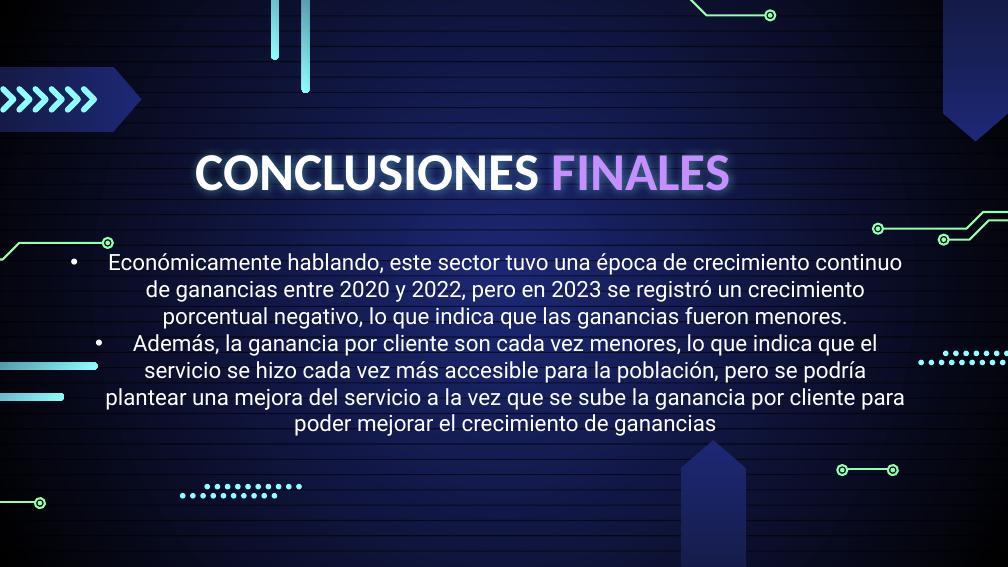
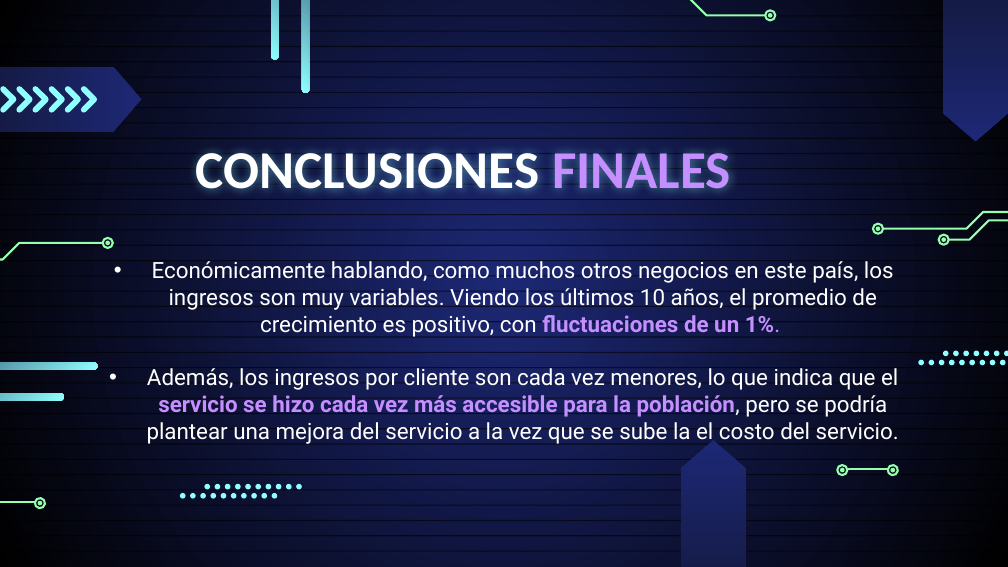
Before and after one commit to ISadir/PI02-Henry, a slide deck: slide 4 of Presentación PI02.pptx (slide 5 before the commit). Drawn at 1008x567 pixels with LibreOffice and Linux fonts; fonts in the diff are those of the drawing. Boxes give left, top, right and bottom in pixels: in the first picture for what was removed or moved away, otherwise in the second. Text is boxed around its words. In the diff, an @@ line names an element or a change of style, - is before the commit and + after.

```diff
--- a/Presentación PI02.pptx
+++ b/Presentación PI02.pptx
@@ text at box(147, 260, 899, 445): text changed @@
-• Económicamente hablando, este sector tuvo una época de crecimiento continuo de ganancias entre 2020 y 2022, pero en 2023 se registró un crecimiento porcentual negativo, lo que indica que las ganancias fueron menores.
-• Además, la ganancia por cliente son cada vez menores, lo que indica que el servicio se hizo cada vez más accesible para la población, pero se podría plantear una mejora del servicio a la vez que se sube la ganancia por cliente para poder mejorar el crecimiento de ganancias
+• Económicamente hablando, como muchos otros negocios en este país, los ingresos son muy variables. Viendo los últimos 10 años, el promedio de crecimiento es positivo, con fluctuaciones de un 1%.
+• Además, los ingresos por cliente son cada vez menores, lo que indica que el servicio se hizo cada vez más accesible para la población, pero se podría plantear una mejora del servicio a la vez que se sube la el costo del servicio.
```
Also in this commit, not shown: 3 other slides changed, 1 slide removed, 2 other files.
